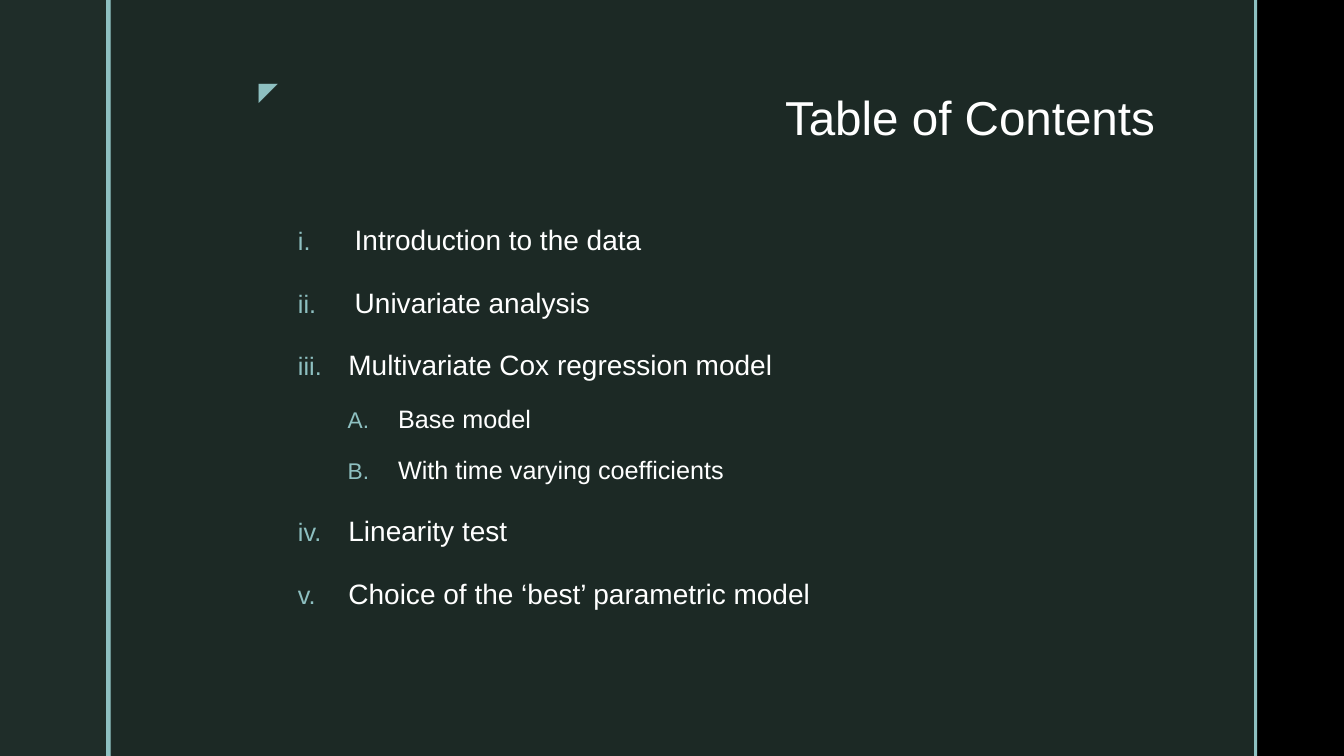
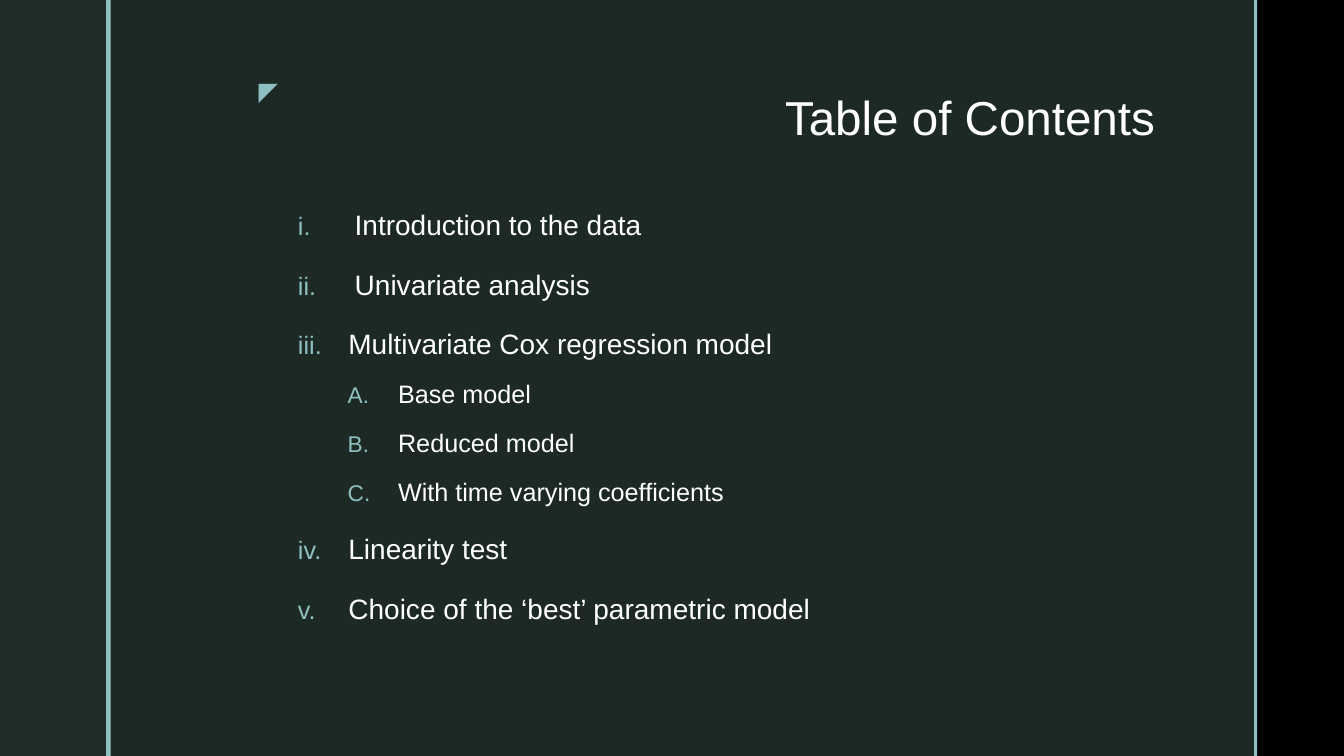
Before and after one commit to SebastianVeuskens/DSA-Project, a slide deck: slide 2 of presentation.pptx. Drawn at 1344x756 pixels with LibreOffice and Linux fonts; fonts in the diff are those of the drawing; background and template pictures are left out. Boxes give left, top, right and bottom in pixels: in the first picture for what was removed or moved away, otherwise in the second. Text is boxed around its words. In the diff, an @@ line names an element or a change of style, - is before the commit and + after.

```diff
--- a/presentation.pptx
+++ b/presentation.pptx
@@ text at [348,214,810,624]: line spacing 1.2 to 1.1 @@
@@ text at [398,433,575,453]: paragraph added @@
+  B. Reduced model
```
Also in this commit, not shown: 6 other slides changed, 4 slides added, 8 other files.
